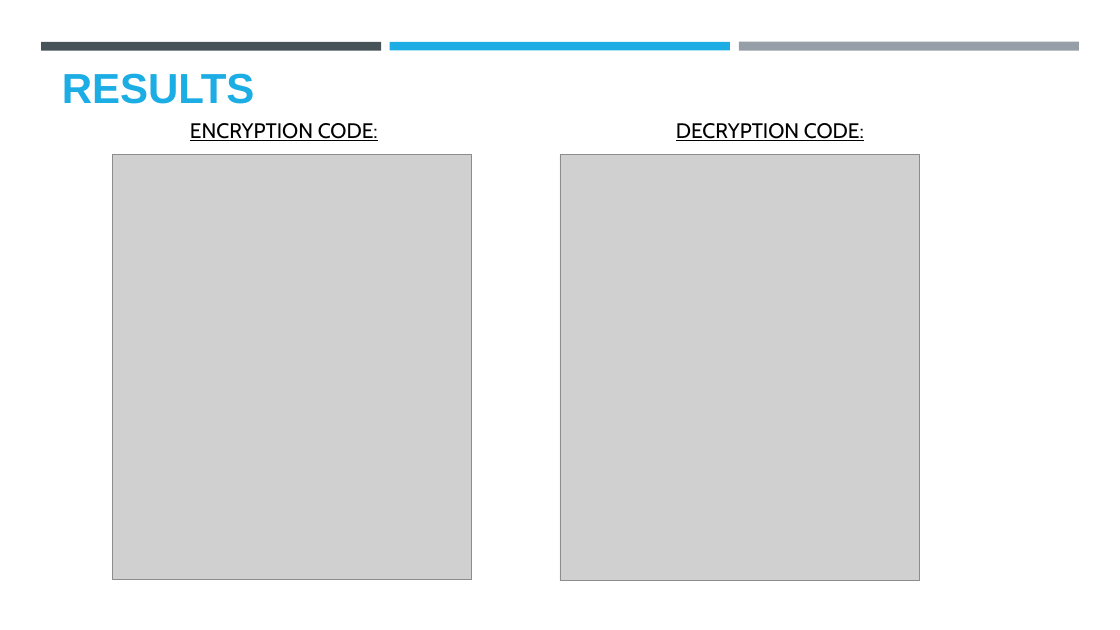
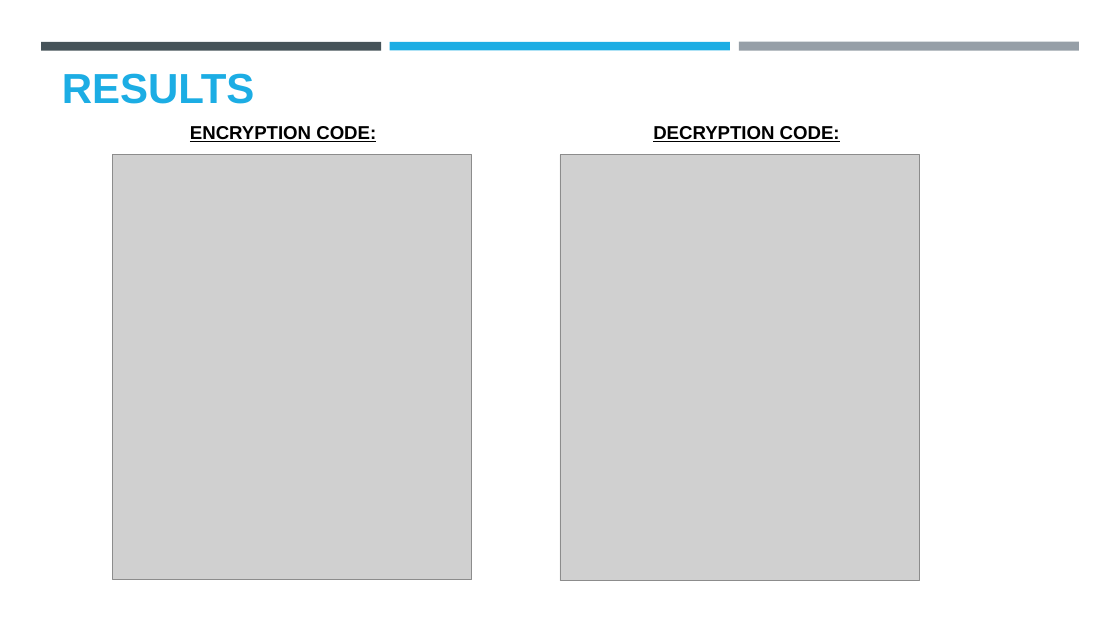
Before and after one commit to hellolightning/Steganography, a slide deck: slide 7 of AICTE PPT - YASH G JADHAV.pptx. Drawn at 1120x630 pixels with LibreOffice and Linux fonts; fonts in the diff are those of the drawing; grey boxes stand for pictures; background and template pictures are left out. Boxes give left, top, right and bottom in pixels: in the first picture for what was removed or moved away, otherwise in the second. Text is boxed around its words. In the diff, an @@ line names an element or a change of style, - is before the commit and + after.

```diff
--- a/AICTE PPT - YASH G JADHAV.pptx
+++ b/AICTE PPT - YASH G JADHAV.pptx
@@ text "ENCRYPTION CODE:" at [190, 126, 376, 142]: size 18 to 16 pt, font Cabin to Arial, bold on @@
@@ text "DECRYPTION CODE:" at [653, 126, 840, 142]: size 18 to 16 pt, font Cabin to Arial, bold on @@
@@ text "DECRYPTION CODE:": place and size @@
-text "DECRYPTION CODE:" at [676, 123, 864, 141]
+text "DECRYPTION CODE:" at [653, 126, 840, 142]
```
Also in this commit, not shown: 2 other slides changed.
